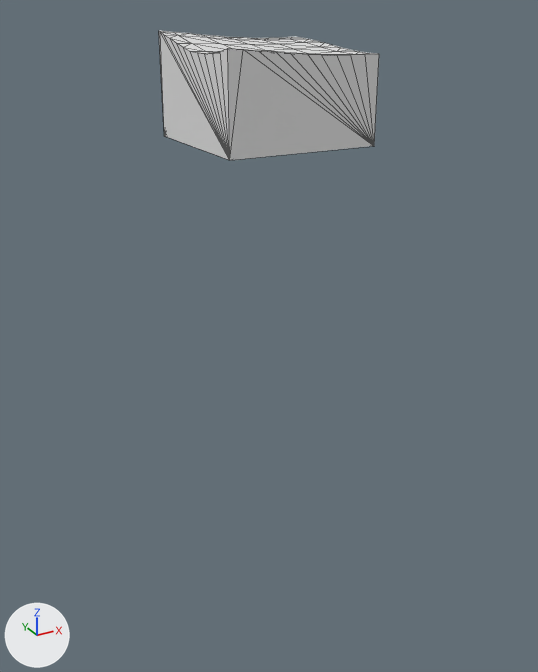
The glTF model assets/terrain/surface_pieces/surf_3_24.glb: old version first, new version second.
Rendered twice from a 50 mm camera at (-104.3, -34.2, -31.08) aimed at (-92.3, -12.38, -41.99). Every picture has the same lights, and +X, +Y and +Z are marked at lower left. The picture after the commit comes second. Mesh edges are drawn as thin lines. Where no turn or scale is listed for an object, it has been applied to the vertices.

In view in the first picture: 'geometry_0'.
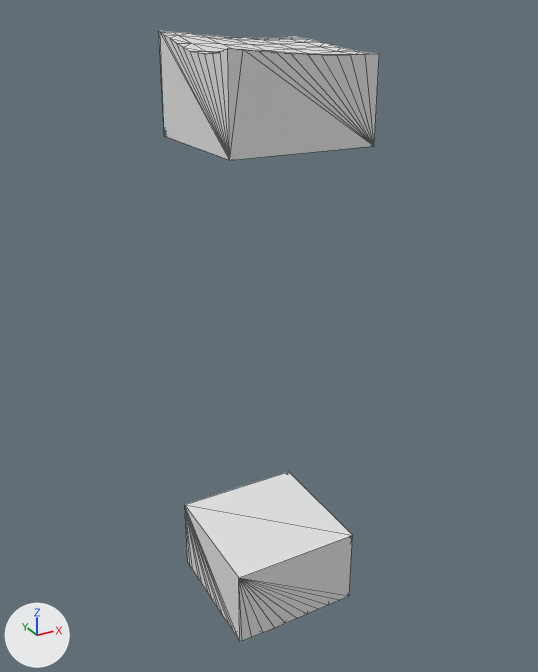
Where the change shows, as pixel boxes (x1, y1, x2, y2) in the pictures (538 x 672 px):
'layer_4', added: after (185, 472, 353, 641)

The change, as a diff of the scene's bpy script:
```diff
--- a/assets/terrain/surface_pieces/surf_3_24.glb.py
+++ b/assets/terrain/surface_pieces/surf_3_24.glb.py
@@ me_layer_4 @@
+me_layer_4.from_pydata(...)  # 73 vertices, 142 faces; spans x -95.0..-90.0, y -15.0..-10.0, z -53.17..-50.0
@@ ob_layer_4 @@
+ob_layer_4 = bpy.data.objects.new('layer_4', me_layer_4)
+ob_layer_4.location = (0.0, 0.0, 0.0)
```
